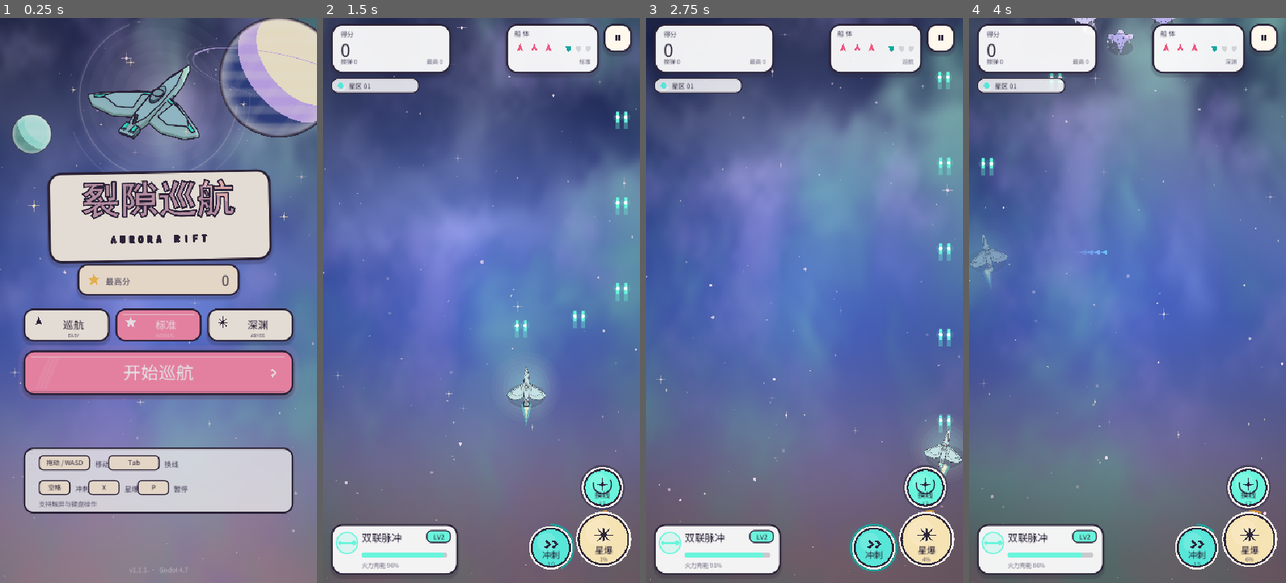
Above: before the commit, frames 1-4 (left to right).
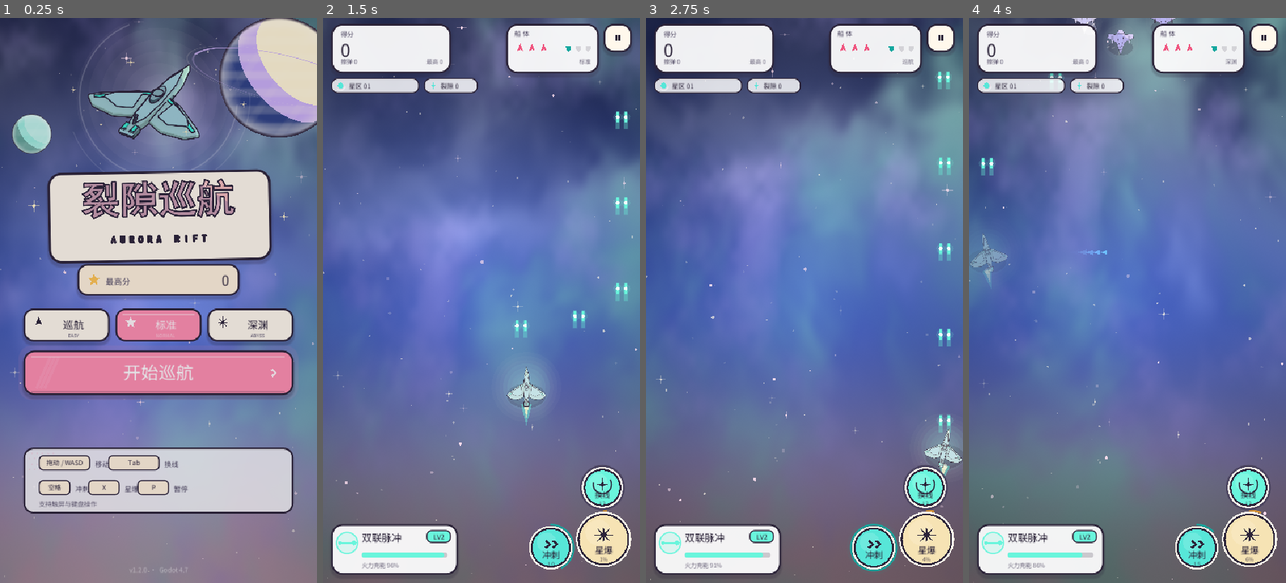
Above: after the commit, the same moments.

Repository: sctale/SpaceFighter-Godot
Game: Godot game, scene res://scenes/Main.tscn
Same seed, same stepped clock (60 frames per second), same inputs: the game is played once before the commit and once after it.
Inputs (mouse positions are in pixels of both pictures, inside the frame that each line leads up to):
- Up to frame 1 (0.25 s): no input
- Up to frame 2 (1.5 s): tap Enter at 0.5 s; move the mouse to (551, 272) at 0.52 s; hold D 0.53-1.25 s; tap 1 at 0.6 s; click (551, 272) at 0.67 s; tap Space at 0.77 s; tap 2 at 0.8 s; drag from (418, 328) to (465, 413) at 1.27 s
- Up to frame 3 (2.75 s): move the mouse to (836, 176) at 2.02 s; hold D from 2.03 s (still down); tap 3 at 2.1 s; click (836, 176) at 2.17 s; tap 1 at 2.3 s
- Up to frame 4 (4 s): release D at 2.75 s; drag from (1111, 413) to (1032, 215) at 2.77 s; move the mouse to (1222, 385) at 3.52 s; hold A from 3.53 s (still down); tap 2 at 3.6 s; click (1222, 385) at 3.67 s; tap Space at 3.77 s; tap 3 at 3.8 s

The runs differ from the first frame. In frame 1, less than 0.1% of the frame differs, in the area x 45-46%, y 97-98%; in frame 2, 0.5%; in frame 3, 0.5%; in frame 4, 0.5%, in the area x 31-72%, y 4-14%.

Commit message:
feat: 裂隙碎片与星区突破三选一（v1.2.0）

Diff:
--- a/project.godot
+++ b/project.godot
@@ -4,7 +4,7 @@
 
 [application]
 config/name="Space Fighter Godot"
-config/version="1.1.1"
+config/version="1.2.0"
 run/main_scene="res://scenes/Main.tscn"
 config/features=PackedStringArray("4.7", "GL Compatibility")
 config/icon="res://assets/icons/icon_1024.png"
--- a/scripts/game_config.gd
+++ b/scripts/game_config.gd
@@ -228,6 +228,51 @@
 const NOVA_BOSS_DAMAGE_FLAT := 30.0
 const NOVA_SCORE_PER_CLEARED_BULLET := 10
 const CLEAR_SCORE_PER_BULLET := 4
+
+# ---- 裂隙碎片（v1.2.0 擦弹风险回报）----
+const MOTE_SCORE := 12
+const MOTE_NOVA := 3.0
+const MOTE_LIFE := 4.2
+const MOTE_MAX := 30
+const MOTE_MAGNET_RADIUS := 118.0
+const MOTE_MAGNET_SPEED := 210.0
+const MOTE_COLLECT_RADIUS := 22.0
+const MOTE_COMBO_EXTEND := 0.65
+
+# ---- 星区突破三选一（v1.2.0 局内 build）----
+const UPGRADE_CARD_COUNT := 3
+const UPGRADE_MAX_HULL := 4
+const UPGRADE_DAMAGE_STEP := 0.12
+const UPGRADE_DRONE_STEP := 0.25
+const UPGRADE_NOVA_STEP := 0.25
+const UPGRADE_OVERDRIVE_STEP := 1.5
+const UPGRADE_SPEED_STEP := 0.08
+const UPGRADE_CRATE_STEP := 0.25
+const UPGRADE_BREAK_STEP := 0.25
+const UPGRADE_RIFT_NOVA_STEP := 0.5
+const UPGRADE_RIFT_SCORE_STEP := 0.3
+const UPGRADE_POOL := [
+	{"id": "damage", "name": "火力校准", "desc": "所有武器伤害 +12%",
+	 "tint": "#FF8FB1", "icon": "burst"},
+	{"id": "drone", "name": "僚机扩编", "desc": "僚机射速 +25%",
+	 "tint": "#57E6D8", "icon": "ship"},
+	{"id": "hull", "name": "船体强化", "desc": "最大船体 +1，并修复 1 格",
+	 "tint": "#FFC554", "icon": "heart"},
+	{"id": "shield", "name": "护盾矩阵", "desc": "立即获得 1 层护盾",
+	 "tint": "#6FA8FF", "icon": "shield"},
+	{"id": "nova", "name": "星爆核心", "desc": "星爆充能 +25%",
+	 "tint": "#FFC554", "icon": "burst"},
+	{"id": "overdrive", "name": "超频延长", "desc": "星爆超频 +1.5 秒",
+	 "tint": "#A78BFA", "icon": "star"},
+	{"id": "speed", "name": "流星推进", "desc": "移动速度 +8%",
+	 "tint": "#57E6D8", "icon": "chevron"},
+	{"id": "crate", "name": "战利品雷达", "desc": "补给箱出现 +25%",
+	 "tint": "#FF8FB1", "icon": "star"},
+	{"id": "break", "name": "破防弹头", "desc": "Boss 伤害 +25%",
+	 "tint": "#FF6B7A", "icon": "burst"},
+	{"id": "rift", "name": "裂隙共振", "desc": "裂隙碎片充能 +50%，得分 +30%",
+	 "tint": "#A78BFA", "icon": "burst4"},
+]
 
 # ---- 武器市场经济（entities.js:336-362,863-931）----
 const RESONANCE_PER_STACK_DAMAGE := 0.08
--- a/scripts/main.gd
+++ b/scripts/main.gd
@@ -88,6 +88,12 @@
 
 var score := 0
 var graze := 0
+# v1.2.0 裂隙碎片 / 星区突破
+var rift := 0
+var motes: Array = []
+var upgrades := {}
+var upgrade_pending := false
+var upgrade_options: Array = []
 var game_over := false
 var paused := false
 var game_over_time := 0.0
@@ -176,6 +182,20 @@
 			for i in range(6):
 				_spawn_enemy(kinds[i], Vector2(80.0 + (i % 3) * 180.0, 260.0 + (i / 3) * 180.0),
 					i == 0, "none")
+		elif _shot_mode == "upgrade":
+			in_menu = false
+			_reset_game()
+			_open_upgrade_draft()
+		elif _shot_mode == "upgrade_apply":
+			in_menu = false
+			_reset_game()
+			_open_upgrade_draft()
+		elif _shot_mode == "motes":
+			in_menu = false
+			_reset_game()
+			for i in range(8):
+				var a := TAU * float(i) / 8.0
+				_spawn_mote(player_pos + Vector2(cos(a), sin(a)) * 150.0)
 		elif _shot_mode == "pause" or _shot_mode == "gameover":
 			in_menu = false
 			_reset_game()
@@ -284,8 +304,10 @@
 			wait = 4.8
 		elif _shot_mode == "action":
 			wait = 3.0
-		elif _shot_mode == "pause" or _shot_mode == "gameover":
+		elif _shot_mode == "pause" or _shot_mode == "gameover" or _shot_mode == "upgrade_apply":
 			wait = 2.2
+		if _shot_mode == "upgrade_apply" and upgrade_pending and _shot_t > 0.8:
+			_choose_upgrade(0)
 		if _shot_mode == "pause" and not paused and _shot_t > 1.0:
 			paused = true
 		if _shot_mode == "gameover" and not game_over and _shot_t > 1.0:
@@ -315,6 +337,9 @@
 		game_over_time += delta
 		queue_redraw()
 		return
+	if upgrade_pending:
+		queue_redraw()
+		return
 
 	if shake_t > 0.0:
 		shake_t = maxf(0.0, shake_t - delta)
@@ -330,6 +355,7 @@
 	_update_drones(delta)
 	_update_crates(delta)
 	_update_bullets(delta)
+	_update_motes(delta)
 	_update_spawner(delta)
 	_resolve_collisions()
 	queue_redraw()
@@ -364,7 +390,7 @@
 
 		if dir.length_squared() > 0.0:
 			dir = dir.normalized()
-			var speed := CFG.PLAYER_SPEED
+			var speed := CFG.PLAYER_SPEED * float(upgrades.get("speed", 1.0))
 			player_pos += dir * speed * delta
 			pointer_active = false
 			player_last_dir = dir.x
@@ -397,7 +423,7 @@
 	overdrive = maxf(0.0, overdrive - delta)
 	swap_idle += delta
 	# 星爆自然回充
-	nova = minf(100.0, nova + CFG.NOVA_REGEN_PER_SECOND * delta)
+	_gain_nova(CFG.NOVA_REGEN_PER_SECOND * delta)
 
 
 func _update_economy(delta: float) -> void:
@@ -406,6 +432,121 @@
 		if combo_timer <= 0.0:
 			combo = 0
 			multiplier = 1
+
+
+func _reset_upgrades() -> void:
+	upgrades = {
+		"damage_mul": 1.0, "drone_rate": 1.0, "max_hull": float(CFG.START_LIVES),
+		"nova_gain": 1.0, "overdrive_bonus": 0.0, "speed": 1.0,
+		"crate_rate": 1.0, "break_mul": 1.0,
+		"rift_gain": 1.0, "rift_score": 1.0,
+	}
+	upgrade_pending = false
+	upgrade_options.clear()
+	rift = 0
+	motes.clear()
+
+
+func _gain_nova(amount: float) -> void:
+	nova = minf(100.0, nova + amount * float(upgrades.get("nova_gain", 1.0)))
+
+
+func _spawn_mote(pos: Vector2) -> void:
+	if motes.size() >= CFG.MOTE_MAX:
+		return
+	motes.append({
+		"pos": pos, "vel": Vector2(randf_range(-22.0, 22.0), randf_range(-8.0, 20.0)),
+		"life": CFG.MOTE_LIFE, "spin": randf() * TAU,
+	})
+
+
+func _update_motes(delta: float) -> void:
+	for i in range(motes.size() - 1, -1, -1):
+		var m: Dictionary = motes[i]
+		m["life"] = float(m["life"]) - delta
+		if float(m["life"]) <= 0.0:
+			motes.remove_at(i)
+			continue
+		var pos := Vector2(m["pos"])
+		var to_player := player_pos - pos
+		if to_player.length() < CFG.MOTE_MAGNET_RADIUS:
+			pos += to_player.normalized() * CFG.MOTE_MAGNET_SPEED * delta
+		else:
+			pos += Vector2(m["vel"]) * delta
+			m["vel"] = Vector2(m["vel"]) * (1.0 - 1.8 * delta)
+		m["pos"] = pos
+		m["spin"] = float(m["spin"]) + delta * 5.0
+		if pos.distance_to(player_pos) < CFG.MOTE_COLLECT_RADIUS:
+			motes.remove_at(i)
+			_collect_mote()
+
+
+func _collect_mote() -> void:
+	rift += 1
+	score += int(roundf(CFG.MOTE_SCORE * multiplier * float(upgrades.get("rift_score", 1.0))))
+	combo_timer = maxf(combo_timer, CFG.MOTE_COMBO_EXTEND)
+	_gain_nova(CFG.MOTE_NOVA * float(upgrades.get("rift_gain", 1.0)))
+	if rift % 6 == 0 and fx != null:
+		fx.float_text(player_pos + Vector2(0, -38), "裂隙 ×%d" % rift,
+			Color.html("#8FF7EA"), 13)
+
+
+func _roll_upgrades() -> void:
+	upgrade_options.clear()
+	var pool := CFG.UPGRADE_POOL.duplicate()
+	for i in range(mini(CFG.UPGRADE_CARD_COUNT, pool.size())):
+		var idx := randi() % pool.size()
+		upgrade_options.append(pool[idx])
+		pool.remove_at(idx)
+
+
+func _open_upgrade_draft() -> void:
+	_roll_upgrades()
+	upgrade_pending = true
+	player_invuln = maxf(player_invuln, 1.0)
+	_add_shake(8.0, 0.4)
+
+
+func _choose_upgrade(index: int) -> void:
+	if not upgrade_pending or index < 0 or index >= upgrade_options.size():
+		return
+	var u: Dictionary = upgrade_options[index]
+	match String(u.get("id", "")):
+		"damage":
+			upgrades["damage_mul"] = float(upgrades["damage_mul"]) + CFG.UPGRADE_DAMAGE_STEP
+		"drone":
+			upgrades["drone_rate"] = float(upgrades["drone_rate"]) + CFG.UPGRADE_DRONE_STEP
+		"hull":
+			upgrades["max_hull"] = minf(CFG.UPGRADE_MAX_HULL,
+				float(upgrades["max_hull"]) + 1.0)
+			player_lives = mini(int(upgrades["max_hull"]), player_lives + 1)
+		"shield":
+			player_shields = mini(CFG.MAX_SHIELDS, player_shields + 1)
+		"nova":
+			upgrades["nova_gain"] = float(upgrades["nova_gain"]) + CFG.UPGRADE_NOVA_STEP
+		"overdrive":
+			upgrades["overdrive_bonus"] = float(upgrades["overdrive_bonus"]) + CFG.UPGRADE_OVERDRIVE_STEP
+		"speed":
+			upgrades["speed"] = minf(1.30, float(upgrades["speed"]) + CFG.UPGRADE_SPEED_STEP)
+		"crate":
+			upgrades["crate_rate"] = float(upgrades["crate_rate"]) + CFG.UPGRADE_CRATE_STEP
+		"break":
+			upgrades["break_mul"] = float(upgrades["break_mul"]) + CFG.UPGRADE_BREAK_STEP
+		"rift":
+			upgrades["rift_gain"] = float(upgrades["rift_gain"]) + CFG.UPGRADE_RIFT_NOVA_STEP
+			upgrades["rift_score"] = float(upgrades["rift_score"]) + CFG.UPGRADE_RIFT_SCORE_STEP
+	upgrade_pending = false
+	upgrade_options.clear()
+	zone = mini(10, zone + 1)
+	zone_kills = 0
+	boss_cleared = false
+	boss_pending = false
+	player_invuln = maxf(player_invuln, CFG.INVULN_ON_ZONE_CHANGE)
+	crate_timer = minf(crate_timer, 4.0)
+	sfx.play_pick()
+	if fx != null:
+		fx.float_text(player_pos + Vector2(0, -46), "星区突破 · %s" % String(u.get("name", "")),
+			Color.html("#FFD27A"), 18)
 
 
 func _add_combo() -> void:
@@ -439,7 +580,7 @@
 	if nova < 100.0:
 		return
 	nova = 0.0
-	overdrive = CFG.OVERDRIVE_TIME
+	overdrive = CFG.OVERDRIVE_TIME + float(upgrades.get("overdrive_bonus", 0.0))
 	player_invuln = maxf(player_invuln, CFG.INVULN_AFTER_NOVA)
 	sfx.play_nova()
 	if fx != null:
@@ -608,10 +749,9 @@
 		_add_shake(15.0, 0.55)
 		boss = null
 		boss_cleared = true
-		zone = mini(10, zone + 1)
 		zone_kills = 0
-		player_invuln = maxf(player_invuln, CFG.INVULN_ON_ZONE_CHANGE)
-		crate_timer = minf(crate_timer, 4.0)
+		enemy_bullets.clear()
+		_open_upgrade_draft()
 
 
 # ---------------------------------------------------------------- 僚机
@@ -640,7 +780,7 @@
 	var slots := _drone_slots()
 	for i in range(drones.size()):
 		var d: Dictionary = drones[i]
-		d["timer"] = float(d["timer"]) - delta
+		d["timer"] = float(d["timer"]) - delta * float(upgrades.get("drone_rate", 1.0))
 		if float(d["timer"]) > 0.0:
 			continue
 		var slot: Vector2 = slots[i] if i < slots.size() else Vector2.ZERO
@@ -670,13 +810,13 @@
 					var eb: Bullet = enemy_bullets[j]
 					if eb.pos.distance_to(dpos) < CFG.AEGIS_PD_RADIUS + eb.radius:
 						enemy_bullets.remove_at(j)
-						nova = minf(100.0, nova + CFG.NOVA_ON_POINT_DEFENSE)
+						_gain_nova(CFG.NOVA_ON_POINT_DEFENSE)
 
 
 # ---------------------------------------------------------------- 补给箱
 
 func _update_crates(delta: float) -> void:
-	crate_timer -= delta
+	crate_timer -= delta * float(upgrades.get("crate_rate", 1.0))
 	if crate_timer <= 0.0 and boss == null:
 		crate_timer = randf_range(CFG.SUPPLY_INTERVAL_MIN, CFG.SUPPLY_INTERVAL)
 		_spawn_crate()
@@ -712,7 +852,7 @@
 		"drone":
 			_add_drone()
 		"life":
-			player_lives = mini(CFG.START_LIVES, player_lives + 1)
+			player_lives = mini(int(upgrades.get("max_hull", CFG.START_LIVES)), player_lives + 1)
 		"shield":
 			player_shields = mini(CFG.MAX_SHIELDS, player_shields + 1)
 		"charge":
@@ -790,7 +930,9 @@
 			var bdx := (b.pos.x - boss.pos.x) / (boss.hit_rx() + b.radius)
 			var bdy := (b.pos.y - boss.pos.y) / (boss.hit_ry() + b.radius)
 			if bdx * bdx + bdy * bdy <= 1.0:
-				var bdmg := b.damage * (CFG.PRISM_BOSS_BONUS if b.kind == "lance" else 1.0)
+				var bdmg := b.damage * float(upgrades.get("damage_mul", 1.0)) \
+					* float(upgrades.get("break_mul", 1.0)) \
+					* (CFG.PRISM_BOSS_BONUS if b.kind == "lance" else 1.0)
 				if boss.take_damage(bdmg):
 					sfx.play_hit()
 				boss.damage_flash()
@@ -808,7 +950,7 @@
 				continue
 			var rr := e.hit_r + b.radius
 			if _seg_point_d2(b.prev, b.pos, e.pos) <= rr * rr:
-				e.hp -= b.damage * e.damage_taken_mul
+				e.hp -= b.damage * e.damage_taken_mul * float(upgrades.get("damage_mul", 1.0))
 				e.flash = 0.08
 				if fx != null:
 					fx.hit(b.pos, Color(1.0, 0.92, 0.68))
@@ -827,7 +969,7 @@
 func _kill_enemy(index: int, diff: Dictionary) -> void:
 	var e: Enemy = enemies[index]
 	score += int(roundf(e.score_value * float(diff["scoreMul"]) * multiplier))
-	nova = minf(100.0, nova + (CFG.NOVA_ON_ELITE_KILL if e.elite else CFG.NOVA_ON_KILL))
+	_gain_nova(CFG.NOVA_ON_ELITE_KILL if e.elite else CFG.NOVA_ON_KILL)
 	_add_combo()
 	total_kills += 1
 	zone_kills += 1
@@ -860,7 +1002,8 @@
 		if d2 <= graze_r * graze_r and not b.grazed:
 			b.grazed = true
 			graze += 1
-			nova = minf(100.0, nova + CFG.NOVA_ON_GRAZE)
+			_gain_nova(CFG.NOVA_ON_GRAZE)
+			_spawn_mote(b.pos)
 		if player_invuln <= 0.0 and d2 <= hit_r * hit_r:
 			enemy_bullets.remove_at(i)
 			_player_hit()
@@ -883,11 +1026,11 @@
 	if player_shields > 0:
 		player_shields -= 1
 		player_invuln = CFG.INVULN_AFTER_SHIELD
-		nova = minf(100.0, nova + CFG.NOVA_ON_SHIELD_BREAK)
+		_gain_nova(CFG.NOVA_ON_SHIELD_BREAK)
 	else:
 		player_lives -= 1
 		player_invuln = CFG.INVULN_AFTER_HULL_HIT
-		nova = minf(100.0, nova + CFG.NOVA_ON_HULL_HIT)
+		_gain_nova(CFG.NOVA_ON_HULL_HIT)
 		combo = 0
 		multiplier = 1
 		combo_timer = 0.0
@@ -911,6 +1054,21 @@
 
 
 func _unhandled_input(event: InputEvent) -> void:
+	if upgrade_pending:
+		if event is InputEventKey and event.pressed and not event.echo:
+			if event.keycode == KEY_1:
+				_choose_upgrade(0)
+			elif event.keycode == KEY_2:
+				_choose_upgrade(1)
+			elif event.keycode == KEY_3:
+				_choose_upgrade(2)
+		elif (event is InputEventMouseButton and event.pressed) \
+				or (event is InputEventScreenTouch and event.pressed):
+			if ui != null:
+				var choice: String = ui.press(event.position)
+				if choice.begins_with("upgrade_"):
+					_choose_upgrade(int(choice.substr(8)))
+		return
 	if event is InputEventKey and event.pressed and not event.echo:
 		if in_menu:
 			if event.keycode == KEY_ENTER or event.keycode == KEY_SPACE:
@@ -996,6 +1154,9 @@
 
 
 func _handle_ui_action(action: String) -> bool:
+	if action.begins_with("upgrade_"):
+		_choose_upgrade(int(action.substr(8)))
+		return true
 	match action:
 		"":
 			return false
@@ -1038,6 +1199,7 @@
 
 func _to_menu() -> void:
 	_save_best()
+	_reset_upgrades()
 	in_menu = true
 	paused = false
 	game_over = false
@@ -1063,8 +1225,9 @@
 
 func _reset_game() -> void:
 	in_menu = false
+	_reset_upgrades()
 	player_pos = Vector2(view_size.x * 0.5, view_size.y - CFG.RESPAWN_INSET - safe_bottom)
-	player_lives = CFG.START_LIVES
+	player_lives = int(upgrades["max_hull"])
 	player_invuln = CFG.INVULN_ON_SPAWN
 	player_bank = 0.0
 	fire_timer = 0.0
@@ -1145,6 +1308,7 @@
 	draw_set_transform(off, 0.0, Vector2.ONE)
 	_draw_crates()
 	_draw_bullets()
+	_draw_motes()
 	_draw_enemies()
 	if boss != null:
 		_draw_boss()
@@ -1213,6 +1377,21 @@
 		var dp := player_pos + slot
 		_blob(dp, 17.0, Color(0.85, 1.0, 0.96, 0.18), 5)
 		_draw_ship(String(art[drones[i]["kind"]]), dp, 16.0, 0.0, Color(1, 1, 1, 0.96))
+
+
+func _draw_motes() -> void:
+	for m in motes:
+		var pos := Vector2(m["pos"])
+		var spin := float(m["spin"])
+		var life_k := clampf(float(m["life"]) / CFG.MOTE_LIFE, 0.0, 1.0)
+		_blob(pos, 16.0, Color(0.45, 1.0, 0.92, 0.20 * life_k), 5)
+		draw_set_transform(pos, spin, Vector2.ONE)
+		var pts := PackedVector2Array([
+			Vector2(0, -8.5), Vector2(5.5, 0), Vector2(0, 8.5), Vector2(-5.5, 0)])
+		draw_colored_polygon(pts, Color(0.62, 1.0, 0.95, 0.98 * life_k))
+		draw_polyline(_closed(pts), Color(0.10, 0.10, 0.18, 0.60 * life_k), 1.8, true)
+		draw_circle(Vector2(0, 0), 2.8, Color(1, 1, 1, 0.95 * life_k))
+		draw_set_transform(Vector2.ZERO, 0.0, Vector2.ONE)
 
 
 func _draw_bullets() -> void:
--- a/scripts/ui_hud.gd
+++ b/scripts/ui_hud.gd
@@ -41,9 +41,10 @@
 	skin.panel(ci, hull_r, Color(1, 1, 1, 0.93), 18.0, skin.INK, 3.0, true)
 	skin.text(ci, hull_r.position + Vector2(14, 21), "船 体", 11, skin.INK_SOFT)
 	var lives := int(main.player_lives)
-	for i in range(3):
+	var max_h := mini(CFG.UPGRADE_MAX_HULL, maxi(3, int(main.upgrades.get("max_hull", 3))))
+	for i in range(max_h):
 		var on := i < lives
-		skin.icon_ship(ci, hull_r.position + Vector2(24 + i * 24.0, 42.0), 9.0,
+		skin.icon_ship(ci, hull_r.position + Vector2(24 + i * 20.0, 42.0), 9.0,
 			skin.PINK_DEEP if on else Color(skin.INK.r, skin.INK.g, skin.INK.b, 0.18))
 	var shields := int(main.player_shields)
 	for i in range(3):
@@ -96,6 +97,10 @@
 		ci.draw_arc(zone_r.position + Vector2(16, 13), 8.0, 0.2, 2.4, 16,
 			Color(1, 1, 1, 0.55), 1.5, true)
 		skin.text(ci, zone_r.position + Vector2(30, 18), "星区 %02d" % int(main.zone), 11, skin.INK)
+		var rift_r := Rect2(zone_r.end.x + 8.0, zone_r.position.y, 92.0, 26.0)
+		skin.panel(ci, rift_r, Color(1, 1, 1, 0.82), 10.0, skin.INK, 2.0, false)
+		skin.icon_burst(ci, rift_r.position + Vector2(16, 13), 6.5, skin.CYAN, 4)
+		skin.text(ci, rift_r.position + Vector2(28, 18), "裂隙 %d" % int(main.rift), 11, skin.INK)
 
 	# 武器板
 	var wp_r := Rect2(safe_left + 14.0, bottom - 86.0, 216.0, 86.0)
--- a/scripts/ui_overlay.gd
+++ b/scripts/ui_overlay.gd
@@ -16,6 +16,7 @@
 var game_buttons := {}
 var pause_buttons := {}
 var over_buttons := {}
+var upgrade_buttons := {}
 
 var _t := 0.0
 var _banner_t := 0.0
@@ -44,7 +45,7 @@
 		_modal_t = 0.0
 		_last_state = state
 	_fade = maxf(0.0, _fade - delta * 3.4)
-	if state == "paused" or state == "over":
+	if state == "paused" or state == "over" or state == "upgrade":
 		_modal_t += delta
 	main.display_score = lerpf(float(main.display_score), float(main.score),
 		1.0 - exp(-7.0 * delta))
@@ -72,6 +73,8 @@
 func _state() -> String:
 	if bool(main.in_menu):
 		return "menu"
+	if bool(main.upgrade_pending):
+		return "upgrade"
 	if bool(main.game_over):
 		return "over"
 	if bool(main.paused):
@@ -105,7 +108,9 @@
 		_draw_fade(vw, vh)
 		return
 	game_buttons = UIHud.draw(self, skin, main, vw, vh, st, sb, sl, sr, _t, flash)
-	if bool(main.paused):
+	if bool(main.upgrade_pending):
+		_draw_upgrade(vw, vh, st, sb, flash)
+	elif bool(main.paused):
 		_draw_pause(vw, vh, st, sb, flash)
 	elif bool(main.game_over):
 		_draw_results(vw, vh, st, sb, flash)
@@ -117,6 +122,11 @@
 func press(p: Vector2) -> String:
 	if main == null:
 		return ""
+	if bool(main.upgrade_pending):
+		for k in upgrade_buttons:
+			if Rect2(upgrade_buttons[k]).has_point(p):
+				return _flash_action("upgrade_" + String(k))
+		return ""
 	if bool(main.in_menu):
 		for k in menu_buttons:
 			if Rect2(menu_buttons[k]).has_point(p):
@@ -146,6 +156,65 @@
 		pressed = action.substr(5)
 	pressed_t = 0.20
 	return action
+
+
+func _draw_upgrade(vw: float, vh: float, st: float, sb: float, flash: String) -> void:
+	var k := _ease_out(_modal_t / 0.40)
+	draw_rect(Rect2(0, 0, vw, vh), Color(0.10, 0.07, 0.16, 0.62 * k))
+	var w := minf(vw - 48.0, 470.0)
+	var h := minf(vh - st - sb - 48.0, 500.0)
+	var card := Rect2((vw - w) * 0.5, (vh - h) * 0.5 + (1.0 - k) * 38.0, w, h)
+	skin.panel(self, card, skin.PAPER, 26.0, skin.INK, 4.0, true)
+	skin.halftone(self, Rect2(card.position + Vector2(18, 16), Vector2(64, 44)),
+		Color(skin.CYAN.r, skin.CYAN.g, skin.CYAN.b, 0.13), 12.0)
+	skin.sparkle(self, card.position + Vector2(w - 46, 46), 12.0, skin.GOLD, _t)
+	skin.text_center(self, vw * 0.5, card.position.y + 52.0, "星区突破", 34, skin.PINK_DEEP, 0)
+	skin.text_center(self, vw * 0.5, card.position.y + 76.0,
+		"BOSS 已击破 · 选择一项巡航强化", 11, skin.INK_SOFT, 0)
+	upgrade_buttons.clear()
+	var opt_h := 108.0
+	var gap := 10.0
+	var start_y := card.position.y + 112.0
+	for i in range(main.upgrade_options.size()):
+		var opt: Dictionary = main.upgrade_options[i]
+		var r := Rect2(card.position.x + 22.0, start_y + i * (opt_h + gap),
+			card.size.x - 44.0, opt_h)
+		var pressed := flash == "upgrade_%d" % i
+		if pressed:
+			r.position.y += 2.0
+		upgrade_buttons[str(i)] = r
+		var tint := Color.html(String(opt.get("tint", "#FF8FB1")))
+		skin.panel(self, r, skin.CREAM, 18.0, tint, 2.5, not pressed)
+		self.draw_circle(r.position + Vector2(36, 54), 24.0,
+			Color(tint.r, tint.g, tint.b, 0.18))
+		self.draw_arc(r.position + Vector2(36, 54), 24.0, 0, TAU, 32, tint, 2.0, true)
+		var ic := r.position + Vector2(36, 54)
+		var ic_col := skin.INK
+		match String(opt.get("icon", "burst")):
+			"ship":
+				skin.icon_ship(self, ic, 13.0, ic_col)
+			"heart":
+				skin.icon_heart(self, ic, 12.0, ic_col)
+			"shield":
+				skin.icon_shield(self, ic, 13.0, ic_col)
+			"star":
+				skin.icon_star(self, ic, 13.0, ic_col)
+			"chevron":
+				skin.icon_chevron(self, ic, 13.0, ic_col, 1.0)
+			"burst4":
+				skin.icon_burst(self, ic, 14.0, ic_col, 4)
+			_:
+				skin.icon_burst(self, ic, 14.0, ic_col, 8)
+		skin.text(self, r.position + Vector2(70, 42), String(opt.get("name", "强化")),
+			18, skin.INK)
+		skin.text(self, r.position + Vector2(70, 68), String(opt.get("desc", "")),
+			11, Color(skin.INK_SOFT.r, skin.INK_SOFT.g, skin.INK_SOFT.b, 0.9))
+		skin.keycap(self, Rect2(r.end.x - 40.0, r.position.y + 12.0, 24.0, 22.0),
+			str(i + 1), 10)
+		skin.icon_chevron(self, r.position + Vector2(r.size.x - 30.0, 54.0),
+			10.0, tint, 1.0)
+	skin.text_center(self, vw * 0.5, card.end.y - 18.0,
+		"选择后立即生效 · 进入下一星区", 11, skin.INK_SOFT, 0)
 
 
 func _draw_pause(vw: float, vh: float, st: float, sb: float, flash: String) -> void:
@@ -244,7 +313,7 @@
 		draw_rect(Rect2(0, y - 54.0, vw, 108.0), Color(0.10, 0.07, 0.16, 0.55 * a))
 		draw_rect(Rect2(0, y - 54.0, vw, 3), Color(1, 1, 1, 0.35 * a))
 		draw_rect(Rect2(0, y + 51.0, vw, 3), Color(1, 1, 1, 0.35 * a))
-		skin.text_center(self, vw * 0.5, y - 8.0, "ZONE %02d" % _banner_zone, 12, Color(1, 1, 1, a), 0)
+		skin.text_center(self, vw * 0.5, y - 8.0, "星区 %02d" % _banner_zone, 12, Color(1, 1, 1, a), 0)
 		skin.text_center(self, vw * 0.5, y + 32.0, UIMenu.ZONE_NAMES[clampi(_banner_zone - 1, 0, 9)],
 			34, Color(1, 1, 1, a), 3)
 	if _warning_t > 0.0:
--- a/tools/verify_numbers.gd
+++ b/tools/verify_numbers.gd
@@ -16,6 +16,11 @@
 	_eq(failures, "PLAYER_GRAZE_R", CFG.PLAYER_GRAZE_R, 28.0)
 	_eq(failures, "PLAYER_SPEED", CFG.PLAYER_SPEED, 440.0)
 	_eq(failures, "RESONANCE_MAX", CFG.RESONANCE_MAX, 5)
+	_eq(failures, "MOTE_SCORE", CFG.MOTE_SCORE, 12)
+	_eq(failures, "MOTE_NOVA", CFG.MOTE_NOVA, 3.0)
+	_eq(failures, "UPGRADE_CARD_COUNT", CFG.UPGRADE_CARD_COUNT, 3)
+	_eq(failures, "UPGRADE_MAX_HULL", CFG.UPGRADE_MAX_HULL, 4)
+	_eq(failures, "UPGRADE_POOL", CFG.UPGRADE_POOL.size(), 10)
 
 	_eq(failures, "pulse.speed", CFG.WEAPON_LINES["pulse"]["speed"], 1250.0)
 	_eq(failures, "prism.speed", CFG.WEAPON_LINES["prism"]["speed"], 560.0)
Binary file changed: assets/fonts/AuroraCJK.ttf
Not shown, added: docs/shots/android_v111_tall_menu.png.import
Not shown, added: docs/shots/android_v111_tall_play.png.import
Binary file added: docs/shots/android_v120_tall_menu.png
Binary file added: docs/shots/android_v120_tall_play.png
Not shown, added: docs/shots/ui_v111_action.png.import
Not shown, added: docs/shots/ui_v111_boss.png.import
Not shown, added: docs/shots/ui_v111_menu.png.import
Not shown, added: docs/shots/ui_v111_pause.png.import
Not shown, added: docs/shots/ui_v111_results.png.import
Binary file added: docs/shots/ui_v120_action.png
Binary file added: docs/shots/ui_v120_boss.png
(and 7 more such lines)
